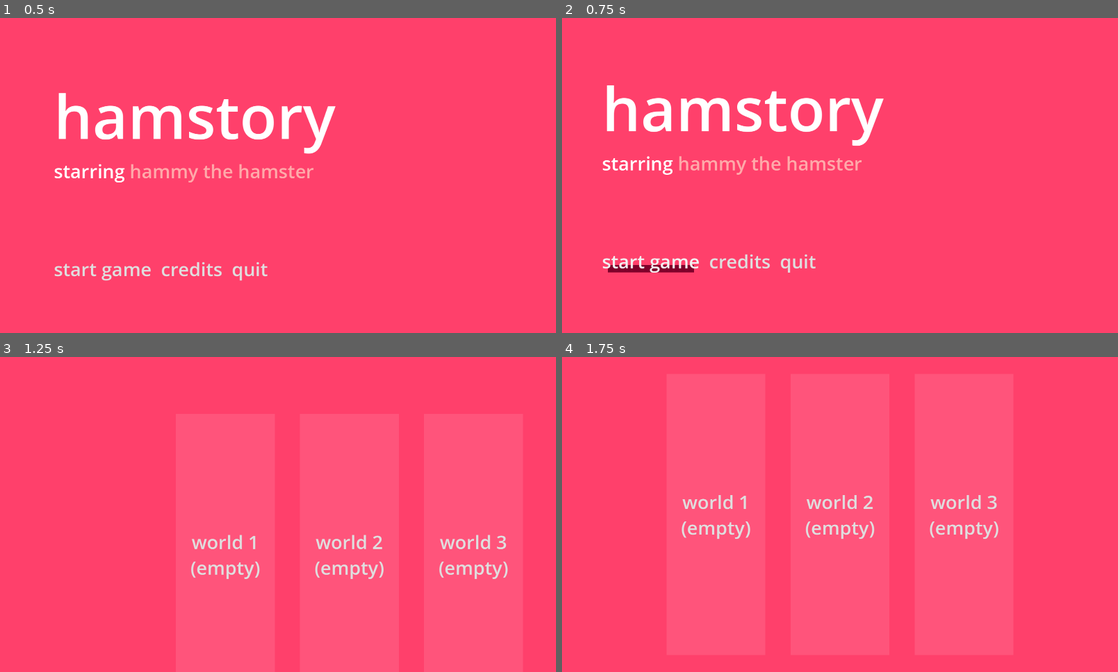
Above: before the commit, frames 1-4 (two rows, left to right).
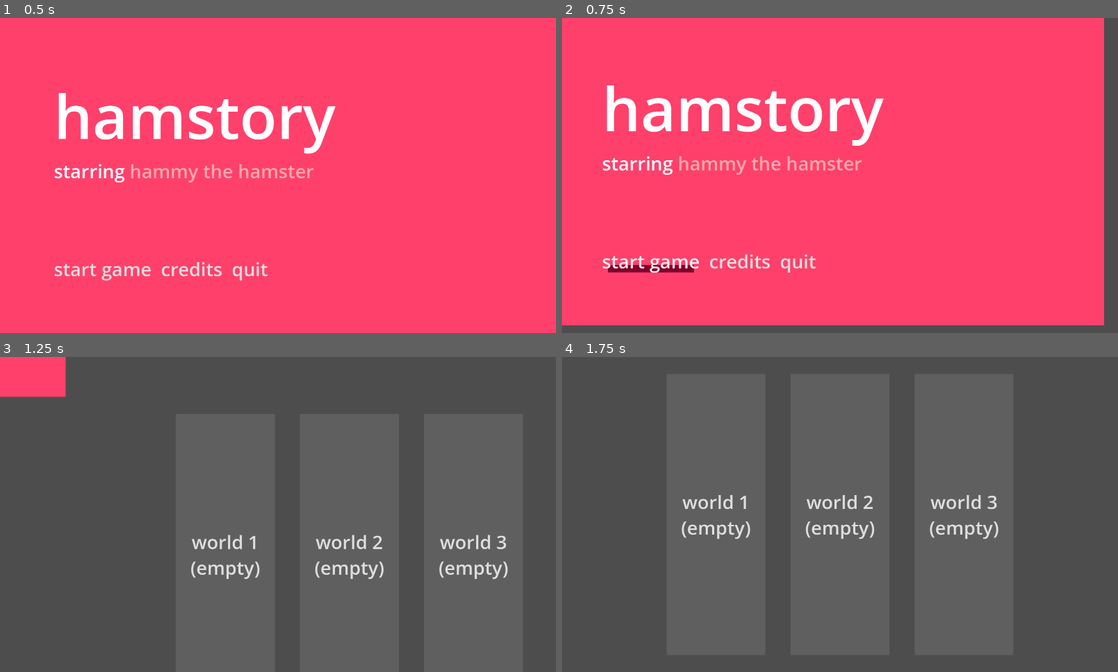
Above: after the commit, the same moments.

Repository: illogicalapple/hamstory
Game: Godot game, scene res://src/menu/main_menu.tscn
Same seed, same stepped clock (60 frames per second), same inputs: the game is played once before the commit and once after it. Sound files missing from this copy of the repository are replaced by a short silence.
Inputs (mouse positions are in pixels of both pictures, inside the frame that each line leads up to):
- Up to frame 1 (0.5 s): no input
- Up to frame 2 (0.75 s): click "start game" at 0.5 s
- Up to frame 3 (1.25 s): no input
- Up to frame 4 (1.75 s): move the mouse to (962, 498) at 1.27 s; hold D (move_right, bound only after the commit) from 1.28 s (still down)

Frame 1 is identical in both runs. In frame 2, 4.9% of the frame differs, in the area x 0-100%, y 0-100%; in frame 3, 98%; in frame 4, 99%.

Commit message:
player character controlller

Diff:
--- a/project.godot
+++ b/project.godot
@@ -28,7 +28,23 @@
 "events": [Object(InputEventKey,"resource_local_to_scene":false,"resource_name":"","device":-1,"window_id":0,"alt_press …(182 unchanged characters)…
 ]
 }
-
-[rendering]
-
-environment/defaults/default_clear_color=Color(1, 0.25098, 0.419608, 1)
+move_left={
+"deadzone": 0.5,
+"events": [Object(InputEventKey,"resource_local_to_scene":false,"resource_name":"","device":-1,"window_id":0,"alt_pressed":false,"shift_pressed":false,"ctrl_pressed":false,"meta_pressed":false,"pressed":false,"keycode":0,"physical_keycode":65,"key_label":0,"unicode":97,"echo":false,"script":null)
+]
+}
+move_right={
+"deadzone": 0.5,
+"events": [Object(InputEventKey,"resource_local_to_scene":false,"resource_name":"","device":-1,"window_id":0,"alt_pressed":false,"shift_pressed":false,"ctrl_pressed":false,"meta_pressed":false,"pressed":false,"keycode":0,"physical_keycode":68,"key_label":0,"unicode":100,"echo":false,"script":null)
+]
+}
+move_up={
+"deadzone": 0.5,
+"events": [Object(InputEventKey,"resource_local_to_scene":false,"resource_name":"","device":-1,"window_id":0,"alt_pressed":false,"shift_pressed":false,"ctrl_pressed":false,"meta_pressed":false,"pressed":false,"keycode":0,"physical_keycode":87,"key_label":0,"unicode":119,"echo":false,"script":null)
+]
+}
+move_down={
+"deadzone": 0.5,
+"events": [Object(InputEventKey,"resource_local_to_scene":false,"resource_name":"","device":-1,"window_id":0,"alt_pressed":false,"shift_pressed":false,"ctrl_pressed":false,"meta_pressed":false,"pressed":false,"keycode":0,"physical_keycode":83,"key_label":0,"unicode":115,"echo":false,"script":null)
+]
+}
--- a/src/menu/main_menu.tscn
+++ b/src/menu/main_menu.tscn
@@ -26,6 +26,16 @@
 grow_vertical = 2
 theme = ExtResource("1_qqqwu")
 script = ExtResource("2_33mmf")
+
+[node name="ColorRect" type="ColorRect" parent="."]
+layout_mode = 1
+anchors_preset = 15
+anchor_right = 1.0
+anchor_bottom = 1.0
+grow_horizontal = 2
+grow_vertical = 2
+color = Color(1, 0.25098, 0.419608, 1)
+metadata/_edit_lock_ = true
 
 [node name="MainScreen" type="Control" parent="."]
 layout_mode = 1
--- /dev/null
+++ b/src/player/player.gd
@@ -0,0 +1,10 @@
+extends CharacterBody2D
+
+
+@export var speed := 400.0
+
+
+func _physics_process(_delta: float) -> void:
+	var input := Input.get_vector("move_left", "move_right", "move_up", "move_down").normalized()
+	velocity = input * speed
+	move_and_slide()
--- /dev/null
+++ b/src/player/player.tscn
@@ -0,0 +1,13 @@
+[gd_scene load_steps=3 format=3 uid="uid://c4c8y7rb6plri"]
+
+[ext_resource type="Texture2D" uid="uid://crwjihp0folc8" path="res://icon.svg" id="1_1sh6i"]
+[ext_resource type="Script" path="res://src/player/player.gd" id="1_nb0su"]
+
+[node name="Player" type="CharacterBody2D"]
+script = ExtResource("1_nb0su")
+
+[node name="Sprite2D" type="Sprite2D" parent="."]
+texture = ExtResource("1_1sh6i")
+
+[node name="Camera2D" type="Camera2D" parent="."]
+position_smoothing_enabled = true
Not shown, changed: .gitignore
